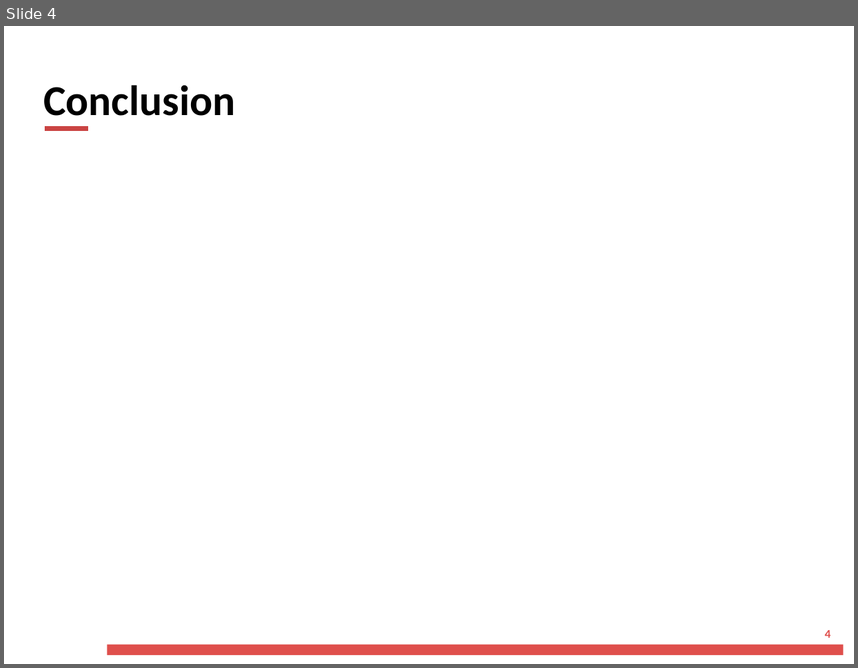
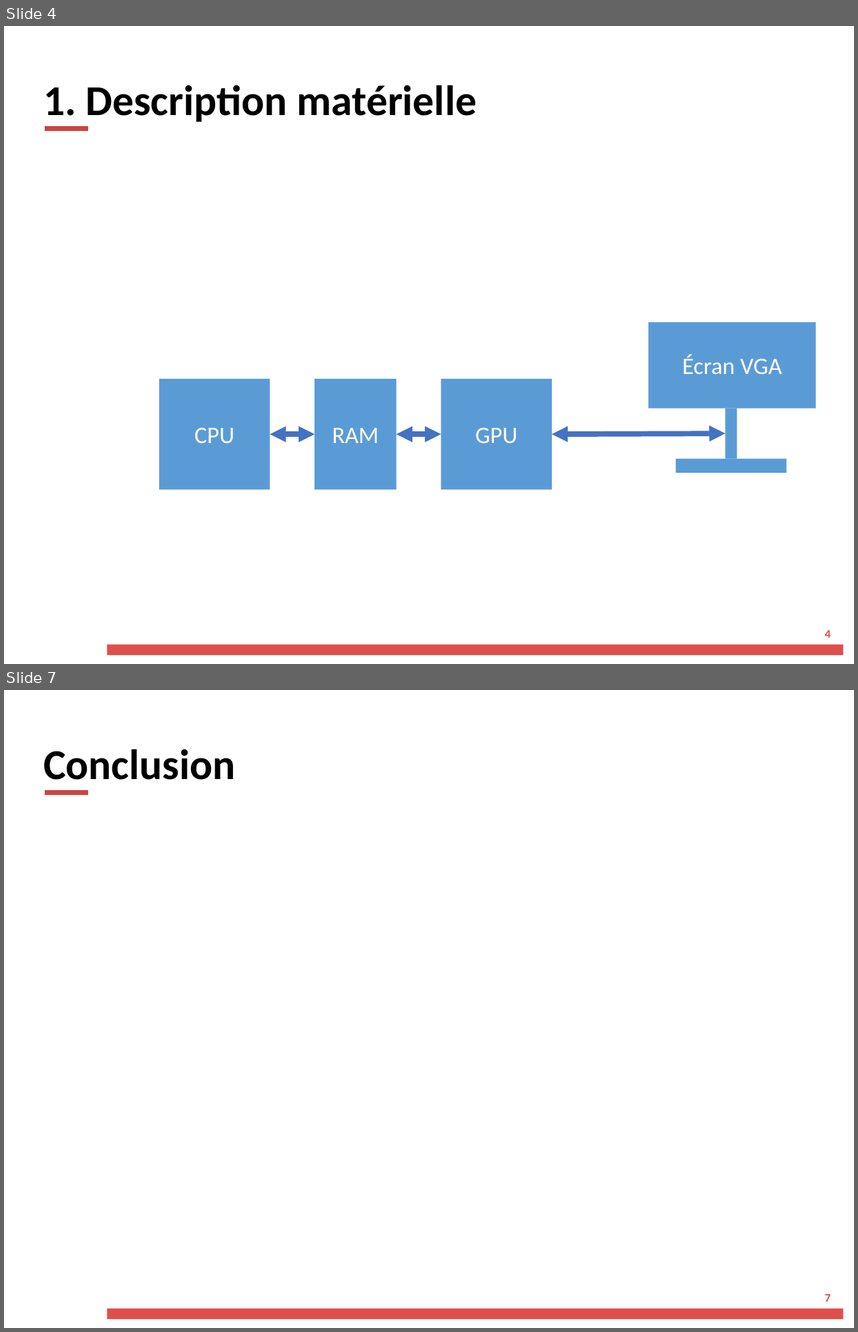
Before and after one commit to Devdevdavid/ProceXeirb, a slide deck: doc/Présentation_SoireePartenaireEMK.pptx. Shown one above the other, each under a label of ours: slide 4 before the commit, slides 4 and 7 after it; the slides between them are not shown. The pictures are 858x668 and 858x1332 pixels, drawn with LibreOffice and Linux fonts; fonts in the diff are those of the drawing; background and template pictures are left out. Boxes give left, top, right and bottom in pixels: in the first picture for what was removed or moved away, otherwise in the second. Text is boxed around its words. In the diff, an @@ line names an element or a change of style, - is before the commit and + after.

```diff
--- a/doc/Présentation_SoireePartenaireEMK.pptx
+++ b/doc/Présentation_SoireePartenaireEMK.pptx
@@ slide 4 added at (x1=4, y1=26, x2=854, y2=664), background #FFFFFF; not listed: 3 template elements that a slide beside it also shows @@
@@ text added at (x1=43, y1=85, x2=477, y2=122), 36 pt, text #000000, bold @@
+1. Description matérielle
@@ rectangle added at (x1=648, y1=322, x2=816, y2=408), fill #5B9BD5, 20 pt, text #FFFFFF @@
+Écran VGA
@@ rectangle added at (x1=159, y1=379, x2=269, y2=489), fill #5B9BD5, 20 pt, text #FFFFFF @@
+CPU
@@ rectangle added at (x1=314, y1=379, x2=396, y2=489), fill #5B9BD5, 20 pt, text #FFFFFF @@
+RAM
@@ rectangle added at (x1=441, y1=379, x2=551, y2=489), fill #5B9BD5, 20 pt, text #FFFFFF @@
+GPU
@@ rectangle added at (x1=726, y1=408, x2=737, y2=458), fill #5B9BD5 @@
@@ double arrow added from (270, 434) to (314, 434), #4472C4 4.5 pt @@
@@ double arrow added from (441, 434) to (397, 434), #4472C4 4.5 pt @@
@@ double arrow added from (553, 434) to (726, 433), #4472C4 4.5 pt @@
@@ rectangle added at (x1=675, y1=459, x2=786, y2=473), fill #5B9BD5 @@
@@ what was slide 4 is now slide 7 @@
@@ page number at (x1=825, y1=1294, x2=831, y2=1301): text changed @@
-4
+7
```
Also in this commit, not shown: 3 slides changed, 3 other slides added, 1 slide removed, 7 other files.
